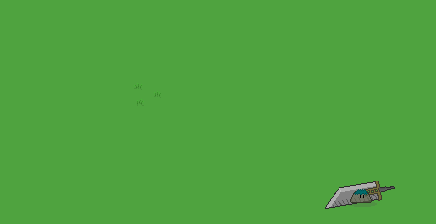
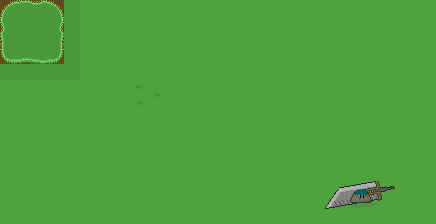
Revision of a layered 436 × 224 image; what changed, layer by layer:
added layer "Layer 7" above "Layer 0" over [0, 0, 80, 80]
painted on "Layer 0" over [0, 0, 80, 80]
